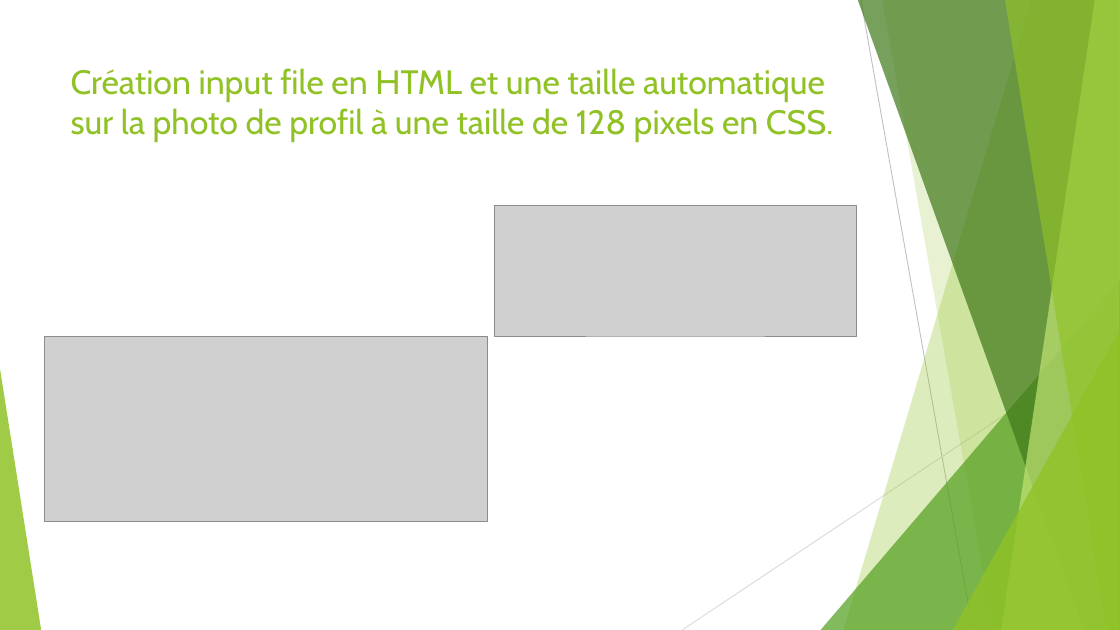
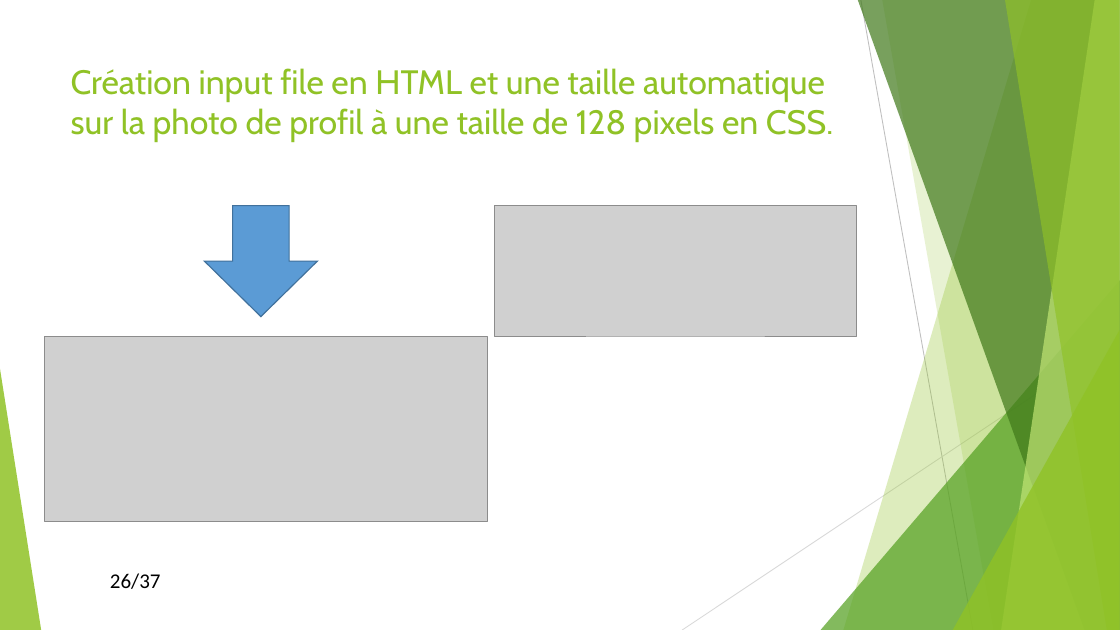
Before and after one commit to Kevin200122/DWWM, a slide deck: slide 26 of DossierProjetStage/DossierProjetBonus.odp (slide 24 before the commit). Drawn at 1120x630 pixels with LibreOffice and Linux fonts; fonts in the diff are those of the drawing; grey boxes stand for pictures. Boxes give left, top, right and bottom in pixels: in the first picture for what was removed or moved away, otherwise in the second. Text is boxed around its words. In the diff, an @@ line names an element or a change of style, - is before the commit and + after.

```diff
--- a/DossierProjetStage/DossierProjetBonus.odp
+++ b/DossierProjetStage/DossierProjetBonus.odp
@@ freeform shape added at [204, 206, 318, 317], fill #5B9BD5, outline #41719C 0.99 pt @@
@@ text added at [110, 573, 161, 589], 18 pt, text #000000 @@
+26/37
```
Also in this commit, not shown: 32 other slides changed, 4 slides added, 3 slides removed, 2 other files.
